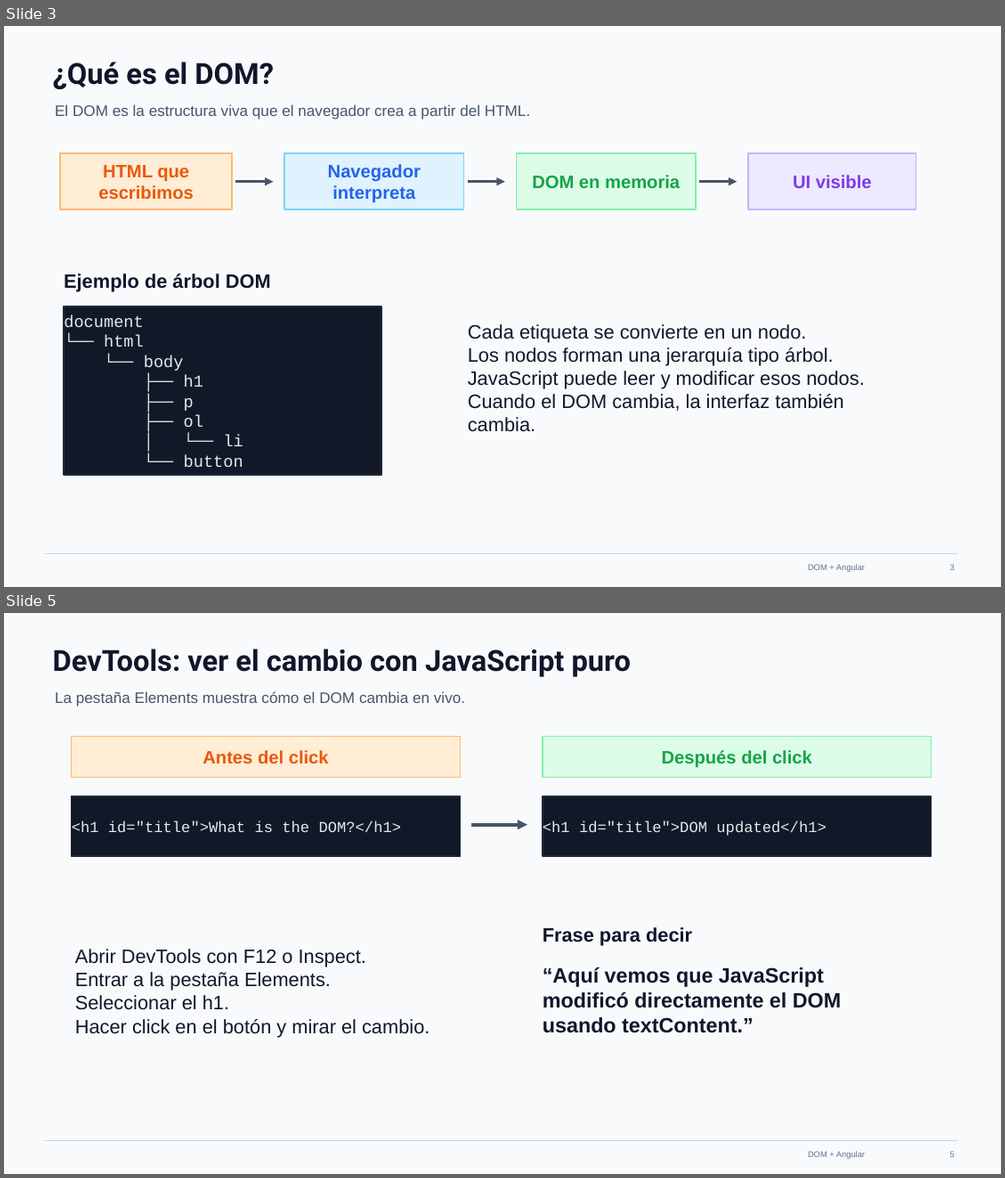
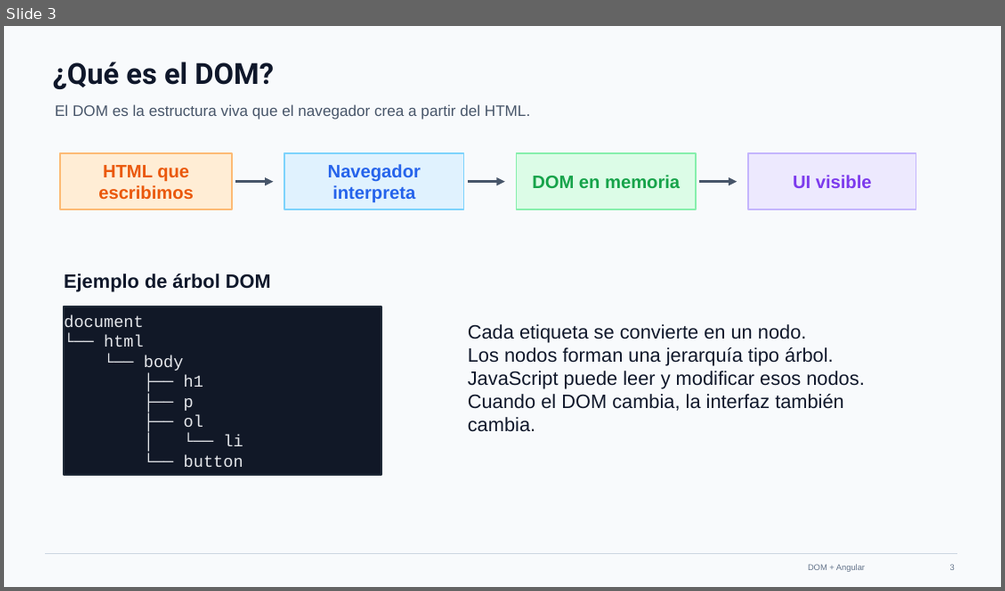
Before and after one commit to bsalinasjala/Bootcamp-FE, a slide deck: web-dom-1/docs/slides/DOM.pptx. Shown one above the other, each under a label of ours: slides 3 and 5 before the commit, slide 3 after it; the slides between them are not shown. The pictures are 1005x1178 and 1005x591 pixels, drawn with LibreOffice and Linux fonts; fonts in the diff are those of the drawing. Boxes give left, top, right and bottom in pixels: in the first picture for what was removed or moved away, otherwise in the second. Text is boxed around its words. In the diff, an @@ line names an element or a change of style, - is before the commit and + after.

```diff
--- a/web-dom-1/docs/slides/DOM.pptx
+++ b/web-dom-1/docs/slides/DOM.pptx
@@ slide 5 removed at (4, 613, 1001, 1174), background #F8FAFC; not listed: 2 template elements that a slide beside it also shows @@
@@ text removed at (53, 649, 631, 677) @@
-DevTools: ver el cambio con JavaScript puro
@@ text removed at (55, 691, 465, 706) @@
-La pestaña Elements muestra cómo el DOM cambia en vivo.
@@ rectangle removed at (72, 737, 461, 778) @@
-Antes del click
@@ rectangle removed at (542, 737, 931, 778) @@
-Después del click
@@ rectangle removed at (72, 796, 461, 856) @@
-<h1 id="title">What is the DOM?</h1>
@@ rectangle removed at (542, 796, 931, 856) @@
-<h1 id="title">DOM updated</h1>
@@ arrow removed from (471, 824) to (527, 824) @@
@@ text removed at (542, 927, 692, 946) @@
-Frase para decir
@@ text removed at (75, 949, 429, 1037) @@
-Abrir DevTools con F12 o Inspect.
-Entrar a la pestaña Elements.
-Seleccionar el h1.
-Hacer click en el botón y mirar el cambio.
@@ text removed at (542, 967, 841, 1033) @@
-“Aquí vemos que JavaScript modificó directamente el DOM usando textContent.”
@@ page number removed at (950, 1151, 955, 1157) @@
-5
```
Also in this commit, not shown: 1 slide changed, 13 other slides removed, 1 other file.
